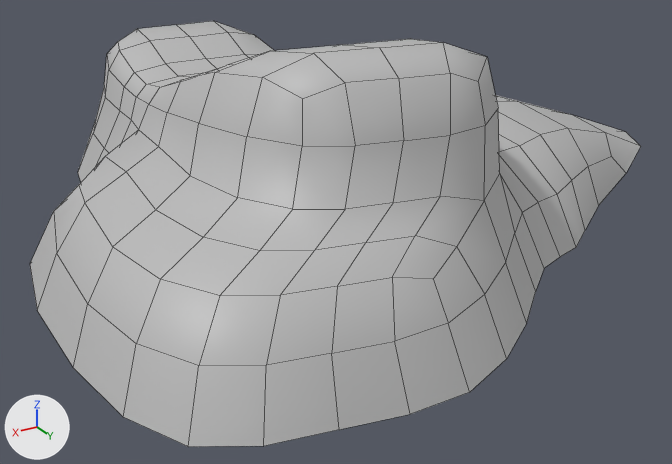
Before and after pictures for a commit that changed the FBX model Assets/Johan/environment/island_01.fbx.
Both versions are drawn from a camera (50 mm lens) standing at (1.016, 1.623, 0.599) and looking at (0.154, 0.186, -0.119). The lights are fixed; the arrows at lower left show +X, +Y and +Z. Mesh edges are drawn as thin lines. Where no turn or scale is listed for an object, it has been applied to the vertices.

Names of what the first picture shows: 'island_01'.
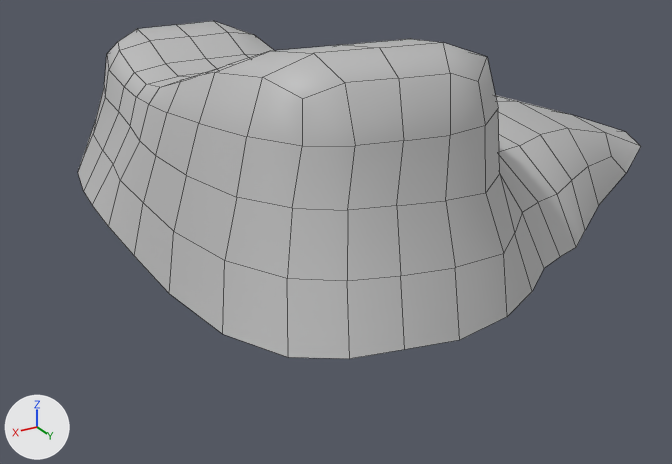
Location of each change, (x1, y1, x2, y2) in pixels of the pictures (672 x 464 px):
'island_01', reshaped (8% narrower, 21% shorter)
    before: (30, 21, 641, 447)
    after: (78, 21, 641, 359)
part 1 of me_mesh, cut back
    before: (30, 98, 544, 447)
    after: (84, 98, 543, 359)

Patch to the scene script:
```diff
--- a/Assets/Johan/environment/island_01.fbx.py
+++ b/Assets/Johan/environment/island_01.fbx.py
@@ me_mesh @@
 # used by ob_island_01; location = (0.0, 0.163, 0.0)
-me_mesh.from_pydata(...)  # 221 vertices, 200 faces; spans x -0.75..0.75, y -0.64..0.64, z -0.09..0.31
+me_mesh.from_pydata(...)  # 195 vertices, 176 faces; spans x -0.75..0.56, y -0.64..0.55, z -0.09..0.31
+# me_mesh part 1
+# 34 vertices are removed from x 0.16..0.75, y -0.19..0.64, z -0.09..0.09
+# 41 faces are deleted
+# 18 vertices move from x 0.04..0.64, y -0.28..0.6, z -0.09..0.12 to x 0.05..0.56, y -0.27..0.55, z -0.09..0.11
+# 8 vertices are added at x 0.15..0.56, y -0.16..0.53, z -0.07..0.1
+# 17 new faces join them
 me_mesh.materials.append(mat_lambert1)
```
